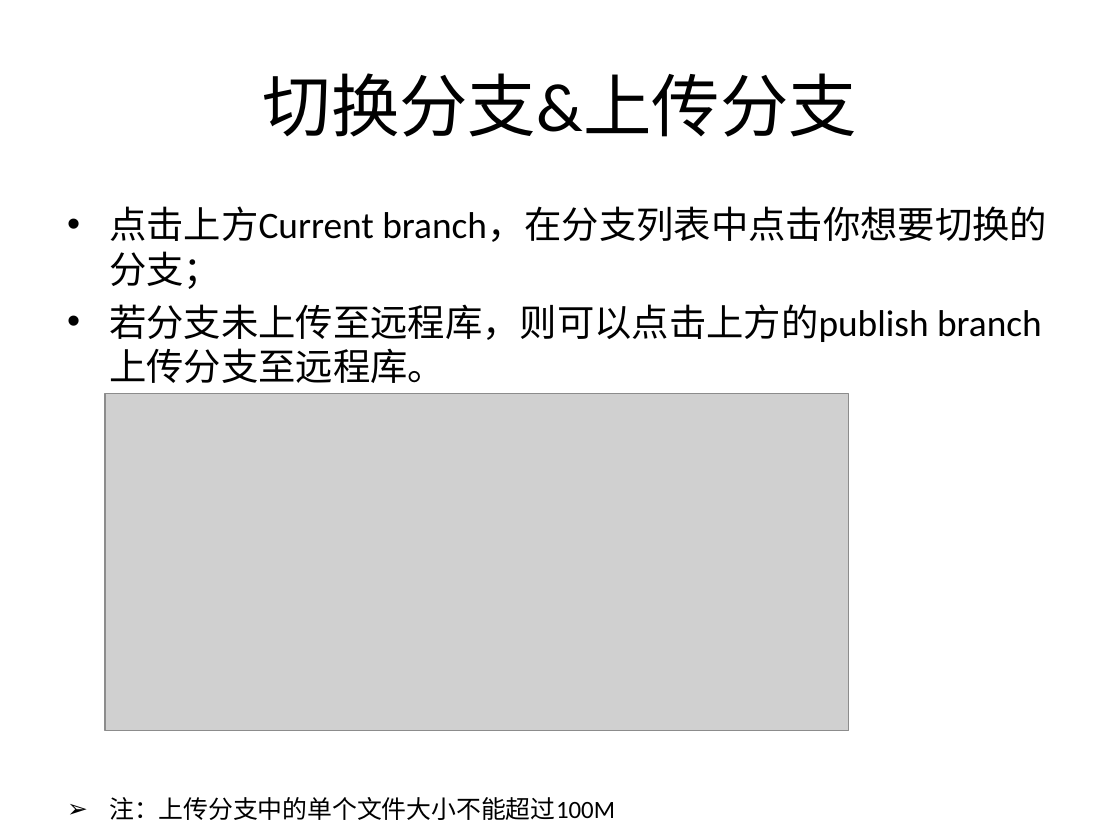
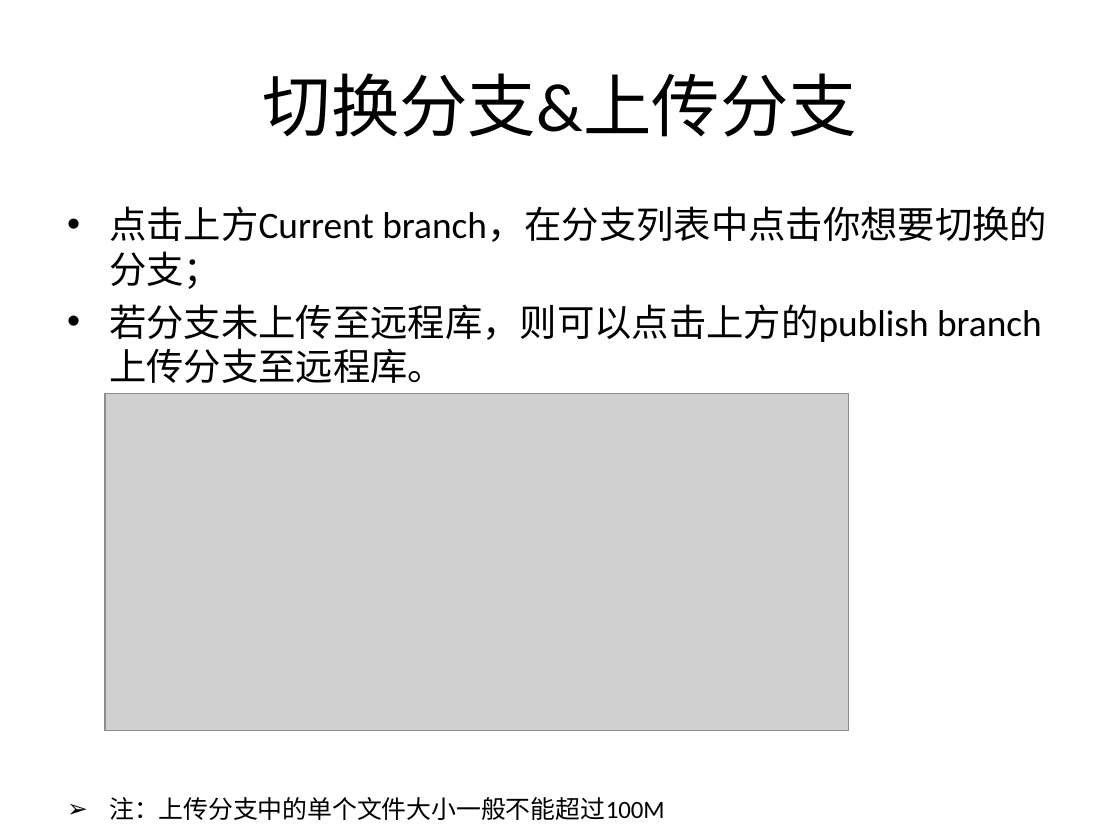
Before and after one commit to chenwen715/learn_repo, a slide deck: slide 17 of ppt/githubdesktop.pptx. Drawn at 1120x840 pixels with LibreOffice and Linux fonts; fonts in the diff are those of the drawing; grey boxes stand for pictures. Boxes give left, top, right and bottom in pixels: in the first picture for what was removed or moved away, otherwise in the second. Text is boxed around its words. In the diff, an @@ line names an element or a change of style, - is before the commit and + after.

```diff
--- a/ppt/githubdesktop.pptx
+++ b/ppt/githubdesktop.pptx
@@ text at (x1=109, y1=797, x2=664, y2=820): text changed @@
-➢ 注：上传分支中的单个文件大小不能超过100M
+➢ 注：上传分支中的单个文件大小一般不能超过100M
```
Also in this commit, not shown: 2 other slides changed, 1 other file.
